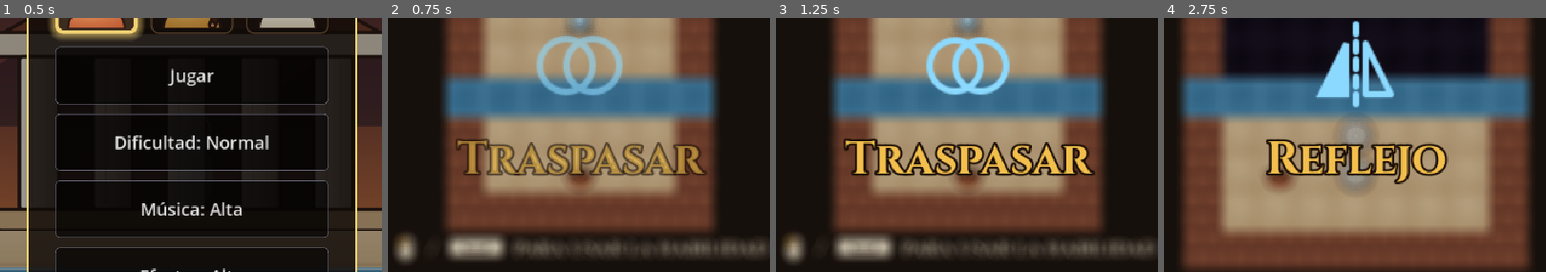
Above: before the commit, frames 1-4 (left to right).
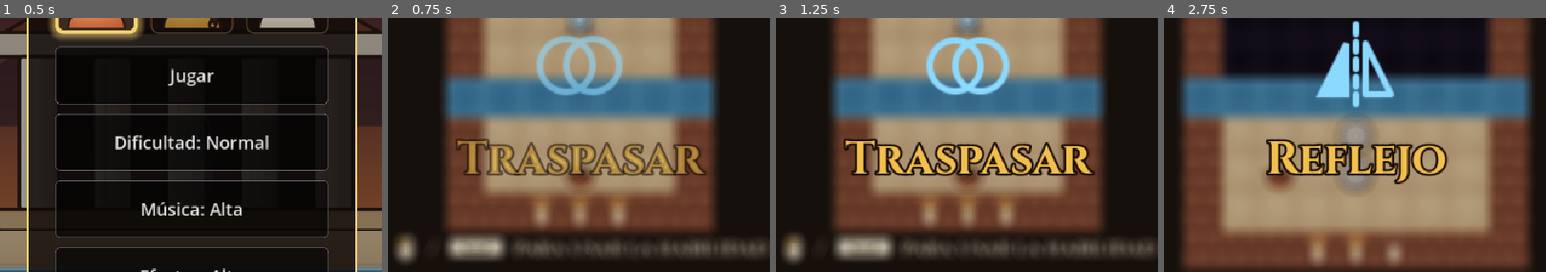
Above: after the commit, the same moments.

Repository: AngeloCS19/Juego
Game: Godot game, scene res://main.tscn
Same seed, same stepped clock (60 frames per second), same inputs: the game is played once before the commit and once after it.
Inputs (mouse positions are % of the whole screen's width and height, from its top left):
- Up to frame 1 (0.5 s): no input
- Up to frame 2 (0.75 s): click "Jugar" at 0.5 s
- Up to frame 3 (1.25 s): no input
- Up to frame 4 (2.75 s): click "Debug" at 1.25 s; tap Enter at 2, 2.1 s; move the mouse to (72, 45) at 2.02 s; hold Right from 2.03 s (still down); click (72, 45) at 2.17 s; tap Space at 2.27 s
The pictures show only the part of the screen within x 25-75%, y 34-84%; the shares and areas given below are measured in that part.

Frame 1 is identical in both runs. In frame 2, 1.3% of the frame differs, in the area x 37-63%, y 70-82%; in frame 3, 1.3%; in frame 4, 1.2%.

Commit message:
Mecánica: velas de maestría y nota al final del templo
Cada sala con traspasos tiene velas (mínimo de traspasos + 2, calculado
con solver.py --velas). Entrar al plano espiritual apaga una; reiniciar
no las enciende. Al terminar el templo se muestran las velas encendidas,
el tiempo promedio por sala y una nota S-D que sale solo de las velas.

Co-Authored-By: Claude Opus 5.5 (1M context) <noreply@anthropic.com>
Claude-Session: https://claude.ai/code/session_01GqY6FgrvorHmQdnDXgcySB

Diff:
--- a/salas/rio_00.json
+++ b/salas/rio_00.json
@@ -13,5 +13,6 @@
 	"plano_espiritual": { "tipo": "reflexion", "eje": "horizontal", "valor": 3 },
 	"habilidades": ["traspasar"],
 	"tutorial": { "habilidad": "traspasar", "aviso_usar": true },
+	"velas": 3,
 	"solucion": "PUUUU"
 }
--- a/salas/rio_01.json
+++ b/salas/rio_01.json
@@ -15,5 +15,6 @@
 		{ "pos": [3, 4], "fija": true }
 	],
 	"tutorial": { "habilidad": "reflejo", "piedra": [3, 4] },
+	"velas": 3,
 	"solucion": "RRUFPUUUU"
 }
--- a/salas/rio_02.json
+++ b/salas/rio_02.json
@@ -17,5 +17,6 @@
 		{ "pos": [4, 5], "fija": true },
 		{ "pos": [4, 6], "fija": true }
 	],
+	"velas": 3,
 	"solucion": "RFURFPURUUU"
 }
--- a/salas/rio_03.json
+++ b/salas/rio_03.json
@@ -17,5 +17,6 @@
 		{ "pos": [2, 5] },
 		{ "pos": [4, 6], "fija": true }
 	],
+	"velas": 3,
 	"solucion": "LUREEFDRFPURUUUU"
 }
--- a/salas/rio_04.json
+++ b/salas/rio_04.json
@@ -18,5 +18,6 @@
 		{ "pos": [2, 5] },
 		{ "pos": [6, 6] }
 	],
+	"velas": 3,
 	"solucion": "URUEDLLLUREEFDDRRRRULEEFPLUUUUU"
 }
--- a/salas/rio_05.json
+++ b/salas/rio_05.json
@@ -18,5 +18,6 @@
 		{ "pos": [4, 7] }
 	],
 	"prenda": { "nombre": "sandalias", "pos": [2, 1] },
+	"velas": 4,
 	"solucion": "RRRULEEULDEFUPUUUUUDDDDDDDLPREEUURPUUUUU"
 }
--- a/salas/rio_06.json
+++ b/salas/rio_06.json
@@ -15,5 +15,6 @@
 		{ "pos": [3, 4], "fija": true },
 		{ "pos": [2, 4], "fija": true }
 	],
+	"velas": 3,
 	"solucion": "RDFRDFPDRRRRUURR"
 }
--- a/salas/rio_07.json
+++ b/salas/rio_07.json
@@ -19,5 +19,6 @@
 		{ "pos": [1, 4], "fija": true },
 		{ "pos": [2, 5] }
 	],
+	"velas": 3,
 	"solucion": "UUURRULEFULFPUUURRRRRRR"
 }
--- a/salas/rio_08.json
+++ b/salas/rio_08.json
@@ -16,5 +16,6 @@
 		{ "pos": [9, 5] }
 	],
 	"prenda": { "nombre": "cinto", "pos": [3, 4] },
+	"velas": 5,
 	"solucion": "DDRRRPRRRRPUEFLULPLLLLRRRRRPEDRUEELLLPLLLLLUU"
 }
--- a/salas/rio_09.json
+++ b/salas/rio_09.json
@@ -18,5 +18,6 @@
 	"piedras": [
 		{ "pos": [5, 8] }
 	],
+	"velas": 3,
 	"solucion": "DDLLLLUREEEEDRUEEFLULLPULUULLUURR"
 }
--- a/salas/rio_10.json
+++ b/salas/rio_10.json
@@ -23,5 +23,6 @@
 		{ "pos": [12, 3] }
 	],
 	"prenda": { "nombre": "corona", "pos": [2, 8] },
+	"velas": 5,
 	"solucion": "DDRUFDPDDDDUUUUUURPLERPRRRRRDDRRRRPUEFDPDDDDDLLL"
 }
--- a/salas/rio_12.json
+++ b/salas/rio_12.json
@@ -19,5 +19,6 @@
 		{ "pos": [2, 8] }
 	],
 	"prenda": { "nombre": "tunica", "pos": [3, 1] },
+	"velas": 4,
 	"solucion": "ULLLLLLLLDELDREFUUURPUUUUUDDDDDDDDLPREEEEEUULLLUPUUUUURRRRRDR"
 }
--- a/salas/rio_15.json
+++ b/salas/rio_15.json
@@ -18,5 +18,6 @@
 	"piedras": [
 		{ "pos": [5, 3] }
 	],
+	"velas": 3,
 	"solucion": "PUUPEUU"
 }
--- a/salas/rio_16.json
+++ b/salas/rio_16.json
@@ -18,5 +18,6 @@
 		{ "pos": [3, 2] },
 		{ "pos": [4, 5] }
 	],
+	"velas": 3,
 	"solucion": "LEEFPULUUPREEERRURR"
 }
--- a/salas/rio_17.json
+++ b/salas/rio_17.json
@@ -15,5 +15,6 @@
 		{ "pos": [3, 2] },
 		{ "pos": [5, 4] }
 	],
+	"velas": 3,
 	"solucion": "UUFDRERRUURPRRR"
 }
--- a/salas/rio_18.json
+++ b/salas/rio_18.json
@@ -18,5 +18,6 @@
 	"piedras": [
 		{ "pos": [2, 5] }
 	],
+	"velas": 3,
 	"solucion": "LLUREEDRUEEFUURPRRRDDDRR"
 }
--- a/scripts/main.gd
+++ b/scripts/main.gd
@@ -79,6 +79,9 @@
 const ICONO_ESPACIO := preload("res://assets/sprites/icono_espacio.svg")
 
 var prendas: Array[String] = []  # prendas de Narciso que el jugador ya sacó de su sala
+var velas_encendidas := 0  # sumadas en las salas con velas, como mucho 2 por sala (el margen)
+var velas_posibles := 0  # 2 por sala con velas: lo que queda si se usa Traspasar lo mínimo
+var tiempos: Array[float] = []  # segundos en cada sala de puzzle (no el jefe, la huida ni el altar)
 
 @onready var pivote: Node2D = $Pivote
 
@@ -592,6 +595,9 @@
 func _nueva_partida() -> void:
 	indice = 0
 	prendas.clear()
+	velas_encendidas = 0
+	velas_posibles = 0
+	tiempos.clear()
 	set_process_unhandled_input(true)  # por si ya se había terminado el templo
 	_cargar_sala()
 	_seguir()
@@ -659,10 +665,27 @@
 	# La prenda cuenta al salir de la sala: si el jugador cae y la sala se reinicia, hay que recogerla otra vez.
 	if sala.datos.has("prenda") and sala.prenda_tomada and not sala.datos["prenda"]["nombre"] in prendas:
 		prendas.append(sala.datos["prenda"]["nombre"])
+	if sala.datos.has("velas"):
+		velas_encendidas += mini(sala.velas_encendidas(), 2)  # dejar la prenda puede ahorrar un traspaso: no da más
+		velas_posibles += 2
+	if not (sala is SalaJefe or sala is SalaHuida or sala is SalaAltar):
+		tiempos.append(sala.tiempo)
 	indice += 1
 	if indice < SALAS.size():
 		_pasar_de_sala()
 	else:
-		# Fin del templo: una ventana corta en lugar del texto de antes.
+		# Fin del templo: cuántas velas quedaron, el tiempo y la nota. La nota sale solo de las velas:
+		# el tiempo se muestra, pero no baja la nota, para no castigar al que se detiene a pensar.
 		set_process_unhandled_input(false)
-		_abrir("Templo del Río completado", "", [["Menú inicial", _menu_inicio]])
+		var promedio := int(Array(tiempos).reduce(func(a, b): return a + b, 0.0) / maxi(1, tiempos.size()))
+		var texto := "Velas encendidas: %d de %d\nTiempo promedio por sala: %d:%02d\nNota: %s" % [velas_encendidas, velas_posibles, promedio / 60, promedio % 60, nota(velas_encendidas, velas_posibles)]
+		_abrir("Templo del Río completado", texto, [["Menú inicial", _menu_inicio]])
+
+
+## La nota del templo, tipo Cuphead: S si en todas las salas se usó Traspasar lo mínimo.
+static func nota(encendidas: int, posibles: int) -> String:
+	var f := float(encendidas) / maxi(1, posibles)
+	for corte in [[1.0, "S"], [0.8, "A"], [0.6, "B"], [0.4, "C"]]:
+		if f >= corte[0]:
+			return corte[1]
+	return "D"
--- a/scripts/sala.gd
+++ b/scripts/sala.gd
@@ -50,6 +50,7 @@
 const COLOR_SALIDA := Color(0.85, 0.7, 0.3)
 const CELESTE := Color(0.55, 0.85, 1.0)
 const COLOR_LAVA := Color(0.95, 0.4, 0.2)
+const COLOR_VELA := Color(1.0, 0.75, 0.35)
 # Animaciones: solo cambian el dibujo. Las reglas ya cambiaron al instante, así las pruebas no esperan.
 const DURACION_PASO := 0.12  # segundos que tarda en verse un paso
 const DURACION_EMPUJE := 0.3  # un empujón es más lento: dura lo mismo que el sonido de la piedra que se arrastra
@@ -58,6 +59,7 @@
 const DURACION_SALIDA := 0.6  # el personaje entra al espejo; main.gd espera esto antes de la cortina
 const DURACION_PRENDA := 1.0  # la prenda sube sobre la cabeza y se desvanece
 const DURACION_MANCHA := 0.5  # la mancha de tinta que se expande al Traspasar
+const DURACION_HUMO := 1.2  # el humo de la vela que se acaba de apagar
 
 var datos: Dictionary
 var mapa: Array = []
@@ -70,6 +72,8 @@
 var tutorial_piedra := Vector2i(-1, -1)  # piedra que brilla para indicar dónde usar Reflejo (tutorial); (-1, -1): ninguna
 var prenda_tomada := true  # false mientras la sala tenga una prenda de Narciso sin recoger (es opcional)
 static var personaje := 0  # índice en TEX_PERSONAJES; static: lo comparten todas las salas
+var traspasos := 0  # veces que entró al plano espiritual; reiniciar no lo borra: las velas no se vuelven a encender
+var tiempo := 0.0  # segundos jugados en la sala, con reinicios (la pausa no cuenta)
 var tiempo_real := false  # jefe y huida: los turnos los marca un reloj (las pruebas juegan por turnos)
 var _reloj: Timer
 var _t := 0.0  # reloj de las animaciones
@@ -83,6 +87,8 @@
 var _prenda_t := DURACION_PRENDA
 var _prenda_nombre := ""
 var _mancha_t := DURACION_MANCHA
+var _humo_t := DURACION_HUMO
+var _velas_en: Array[Vector2i] = []  # casillas del muro de abajo donde están las velas
 var _mancha_en := Vector2.ZERO
 var _mancha_onda: Array[Vector3] = []  # la forma de esta mancha: (amplitud, ondas por vuelta, desfase)
 static var _siluetas := {}  # sprite -> su silueta blanca, se calcula una vez
@@ -120,7 +126,25 @@
 	transformaciones.clear()
 	for t in (plano if plano is Array else [plano]):
 		transformaciones.append(Transformacion.desde_datos(t))
+	_poner_velas()
 	reiniciar()
+
+
+## Las velas van en el muro de abajo, centradas, en casillas que dan al interior de la sala.
+func _poner_velas() -> void:
+	_velas_en.clear()
+	var y := tamano.y - 1
+	var muros := range(tamano.x).filter(func(x): return celda(Vector2i(x, y)) == "#" and celda(Vector2i(x, y - 1)) != "#")
+	muros.sort_custom(func(a, b): return absf(a - (tamano.x - 1) / 2.0) < absf(b - (tamano.x - 1) / 2.0))
+	muros = muros.slice(0, datos.get("velas", 0))
+	muros.sort()
+	for x in muros:
+		_velas_en.append(Vector2i(x, y))
+
+
+## Velas que siguen encendidas: cada vez que se entra al plano espiritual se apaga una.
+func velas_encendidas() -> int:
+	return maxi(0, datos.get("velas", 0) - traspasos)
 
 
 ## Devuelve la sala a su estado inicial (el gong).
@@ -207,6 +231,9 @@
 			caida.emit()
 		return
 	espiritual = not espiritual
+	if espiritual:
+		traspasos += 1
+		_humo_t = 0.0
 	Sonido.tocar("traspasar" if espiritual else "volver")
 	_t_plano = 0.0  # al entrar, los reflejos viajan desde su piedra
 	_nueva_mancha()
@@ -243,6 +270,8 @@
 	_salida_t += delta
 	_prenda_t += delta
 	_mancha_t += delta
+	_humo_t += delta
+	tiempo += delta
 	_seguir("jugador", _centro(jugador), delta, _duracion_jugador)
 	_angulo = lerp_angle(_angulo, Vector2(mirando).angle() + PI / 2, minf(1.0, delta * 20.0))
 	for p in piedras:
@@ -415,6 +444,7 @@
 	if espiritual:
 		for t in transformaciones:
 			t.dibujar(self, TAM, tamano, CELESTE)
+	_dibujar_velas()
 	for p in piedras:
 		var centro: Vector2 = p.get("vis", _centro(p["pos"]))
 		if espiritual:
@@ -592,3 +622,25 @@
 			draw_arc(_centro(c), TAM * 0.32, 0.0, TAU, 32, Color(COLOR_SALIDA, 0.6), 2.0)
 	if celda(c) != "v":
 		draw_rect(r, Color(CELESTE, 0.25), false, 1.0)
+
+
+## Cada vela: cera, mecha y una llama que tiembla. La que se acaba de apagar echa un hilo de humo.
+func _dibujar_velas() -> void:
+	var encendidas := velas_encendidas()
+	for i in _velas_en.size():
+		var base := _centro(_velas_en[i]) + Vector2(0, TAM * 0.3)
+		var cera := Rect2(base - Vector2(TAM * 0.11, TAM * 0.42), Vector2(TAM * 0.22, TAM * 0.42))
+		draw_rect(cera, Color(0.93, 0.86, 0.72, 0.5 if espiritual else 1.0))
+		var mecha := cera.position + Vector2(cera.size.x / 2, 0)
+		draw_line(mecha, mecha - Vector2(0, TAM * 0.05), Color(0.2, 0.15, 0.1), 1.5)
+		if i < encendidas:
+			var tiembla := 1.0 + 0.12 * sin(_t * 9.0 + i * 2.1) + 0.06 * sin(_t * 23.0 + i)
+			var punta := mecha - Vector2(0, TAM * 0.3 * tiembla)
+			draw_circle(mecha - Vector2(0, TAM * 0.1), TAM * 0.35, Color(COLOR_VELA, 0.1))
+			draw_circle(mecha - Vector2(0, TAM * 0.1), TAM * 0.2, Color(COLOR_VELA, 0.18))
+			draw_colored_polygon(PackedVector2Array([punta, mecha + Vector2(TAM * 0.08, -TAM * 0.08), mecha + Vector2(0, -TAM * 0.01), mecha + Vector2(-TAM * 0.08, -TAM * 0.08)]), COLOR_VELA)
+		elif i == encendidas and _humo_t < DURACION_HUMO:
+			var k := _humo_t / DURACION_HUMO
+			for j in 4:  # el humo sube ondulando y se desvanece
+				var h := k * TAM * 0.5 + j * TAM * 0.07
+				draw_circle(mecha - Vector2(sin(h * 0.25) * TAM * 0.05, h), TAM * 0.03 * (1.0 + k), Color(0.8, 0.8, 0.85, 0.5 * (1.0 - k)))
--- a/tests/test_reflexion.gd
+++ b/tests/test_reflexion.gd
@@ -36,6 +36,16 @@
 		if ruta.ends_with(".json"):
 			var r := _jugar(ruta, "")
 			_igual(_jugar(ruta, r.sala.datos["solucion"]).completada, true, "%s se resuelve con su solución" % ruta)
+			if r.sala.datos.has("velas"):  # la solución usa Traspasar lo mínimo: quedan las 2 velas de margen
+				_igual(_jugar(ruta, r.sala.datos["solucion"]).sala.velas_encendidas(), 2, "%s: velas tras su solución" % ruta)
+
+	# Velas: entrar al plano espiritual apaga una; volver no, y reiniciar no las vuelve a encender.
+	var velas := _jugar("rio_00.json", "UPP")
+	_igual(velas.sala.velas_encendidas(), 2, "volver al plano normal no apaga vela")
+	velas.sala.reiniciar()
+	_igual(velas.sala.velas_encendidas(), 2, "reiniciar no enciende las velas")
+	var main := load("res://scripts/main.gd")
+	_igual([main.nota(30, 30), main.nota(24, 30), main.nota(18, 30), main.nota(12, 30), main.nota(0, 30)], ["S", "A", "B", "C", "D"], "nota del templo")
 
 	# Sin marcar la piedra con Reflejo no aparece su reflejo y no se cruza el vacío.
 	_igual(_jugar("rio_01.json", "RRUPUUUU").completada, false, "sin Reflejo no se cruza el vacío")
Not shown, changed: CLAUDE.md
Not shown, changed: README.md
Not shown, changed: tools/formatear.py
Not shown, changed: tools/solver.py
